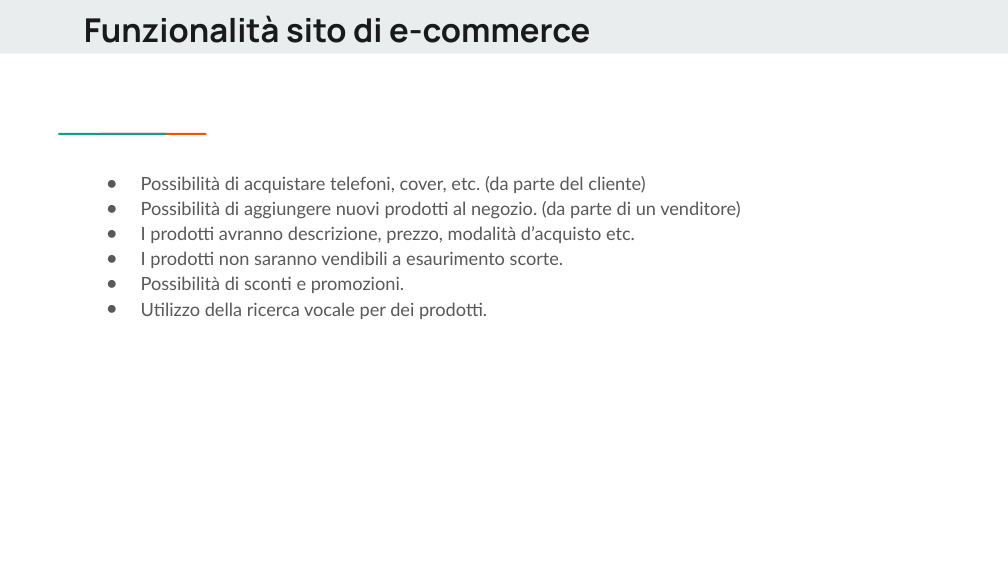
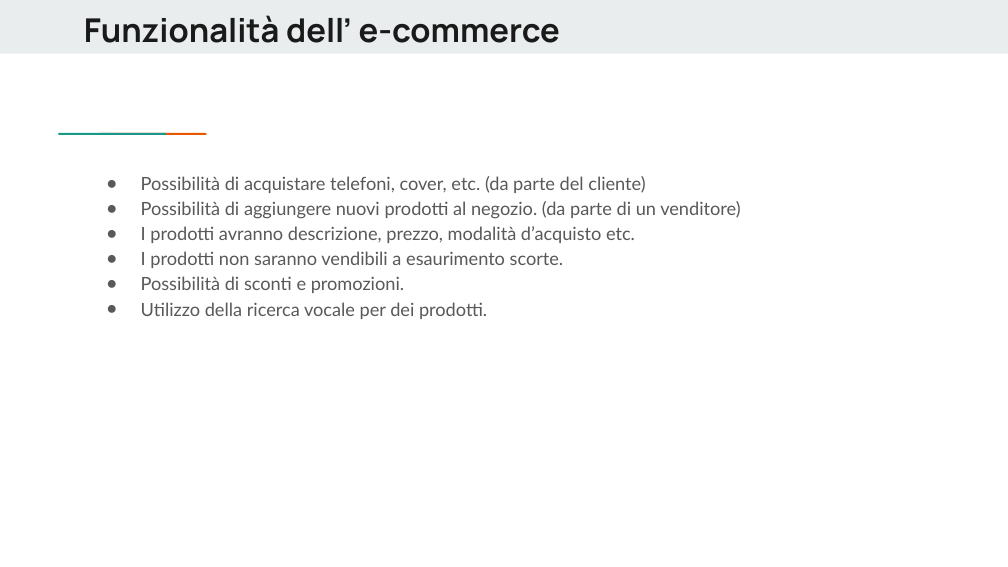
Before and after one commit to salvsant/E-commerce-di-smartphone, a slide deck: slide 2 of Presentazione Tech Web(3).pptx. Drawn at 1008x567 pixels with LibreOffice and Linux fonts; fonts in the diff are those of the drawing. Boxes give left, top, right and bottom in pixels: in the first picture for what was removed or moved away, otherwise in the second. Text is boxed around its words. In the diff, an @@ line names an element or a change of style, - is before the commit and + after.

Commit message:
Added project

```diff
--- a/Presentazione Tech Web(3).pptx
+++ b/Presentazione Tech Web(3).pptx
@@ title at [84,15,560,43]: text changed @@
-Funzionalità sito di e-commerce
+Funzionalità dell’ e-commerce
```
